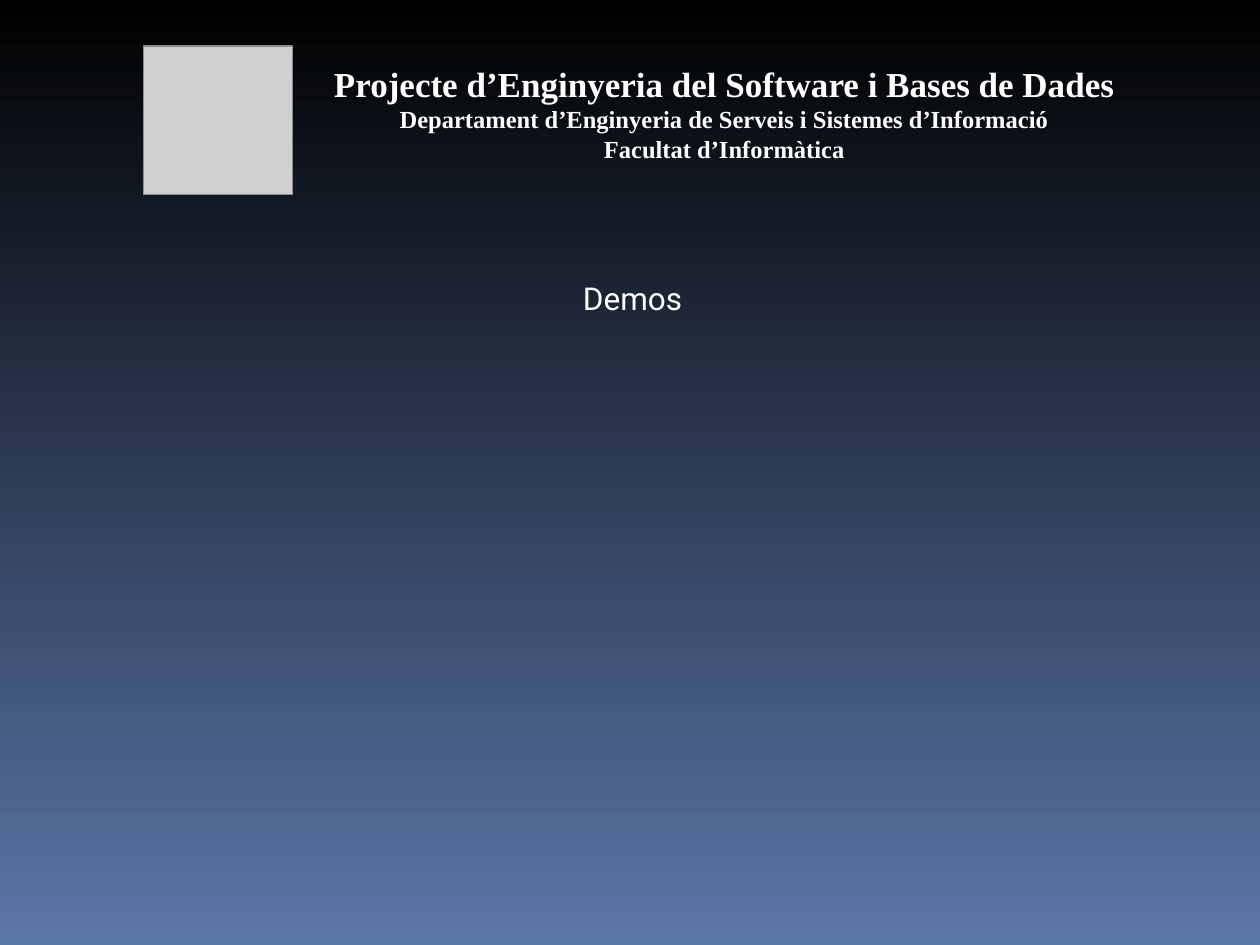
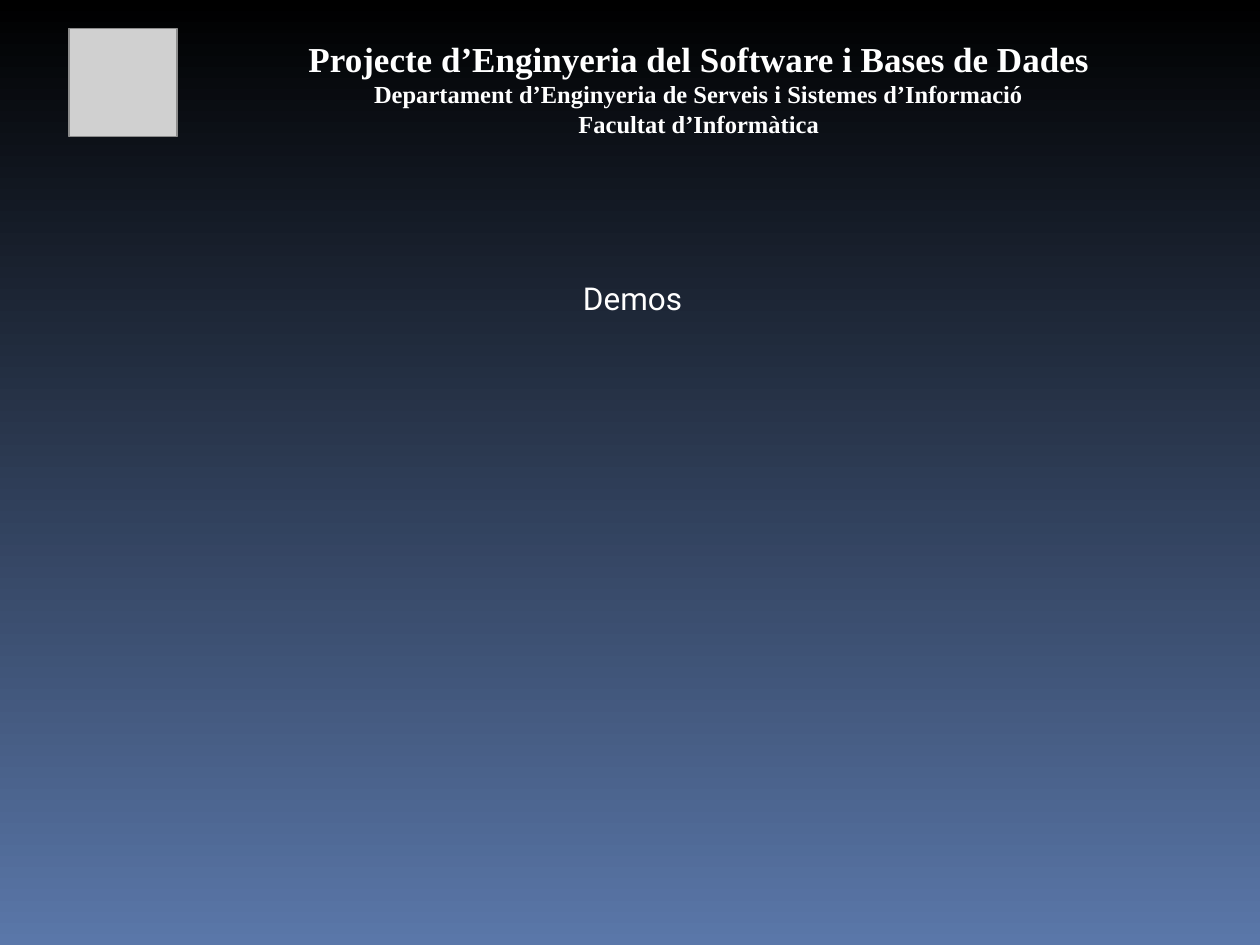
Before and after one commit to mvm9289/escfib, a slide deck: slide 20 of Docs/0910Q2-08-E-1.0-Presentacion.ppt (slide 19 before the commit). Drawn at 1260x945 pixels with LibreOffice and Linux fonts; fonts in the diff are those of the drawing; grey boxes stand for pictures. Boxes give left, top, right and bottom in pixels: in the first picture for what was removed or moved away, otherwise in the second. Text is boxed around its words. In the diff, an @@ line names an element or a change of style, - is before the commit and + after.

```diff
--- a/Docs/0910Q2-08-E-1.0-Presentacion.ppt
+++ b/Docs/0910Q2-08-E-1.0-Presentacion.ppt
@@ picture: place and size @@
-picture at box(144, 45, 292, 194)
+picture at box(69, 29, 178, 137)
@@ text "Projecte d’Enginyeria del Software i ...": place and size @@
-text "Projecte d’Enginyeria del Software i ..." at box(334, 72, 1113, 159)
+text "Projecte d’Enginyeria del Software i ..." at box(308, 47, 1088, 134)
```
Also in this commit, not shown: 17 other slides changed, 1 slide added.
